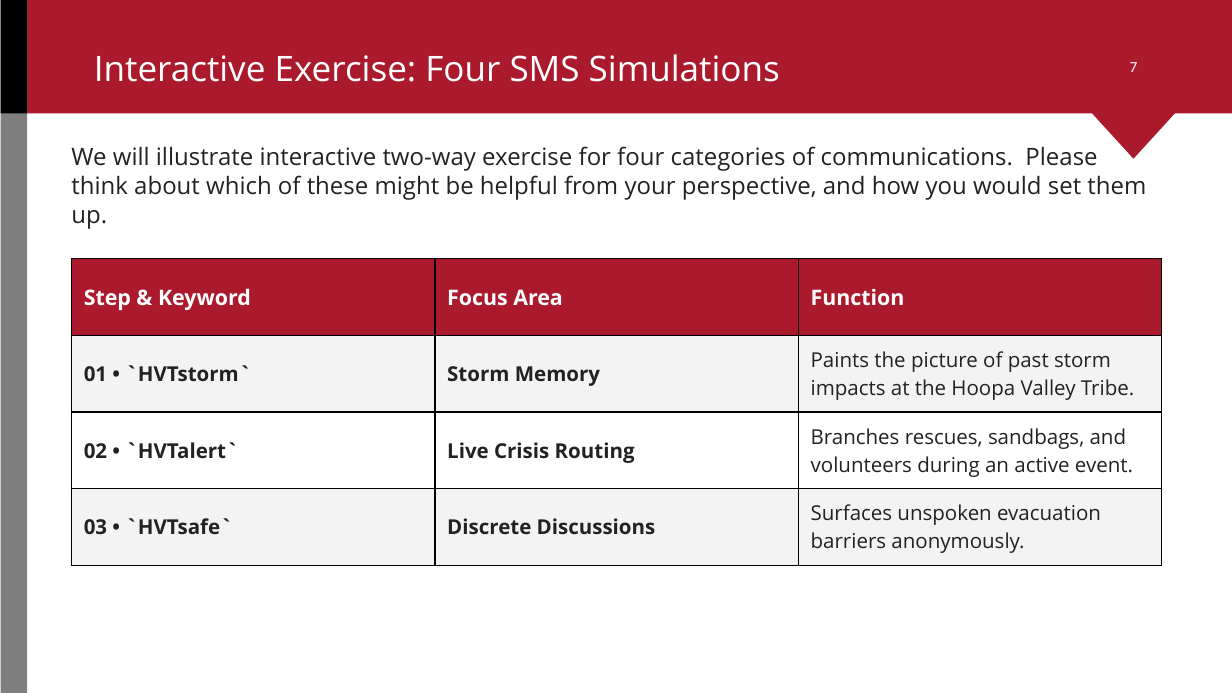
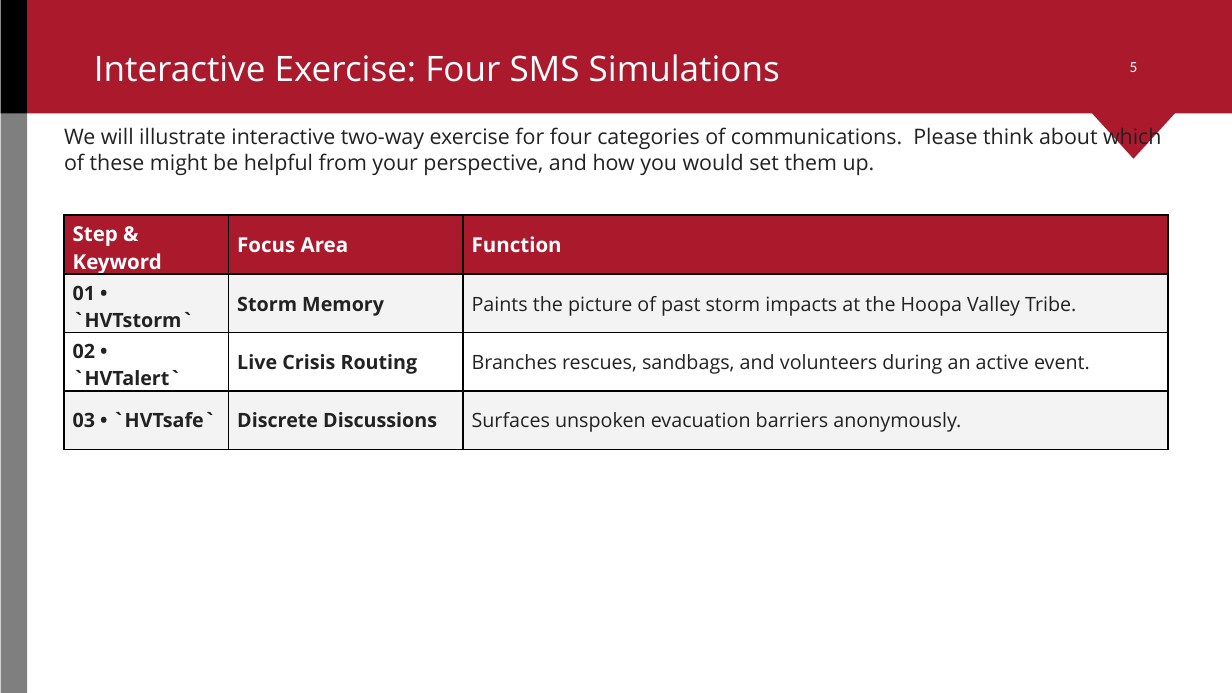
Before and after one commit to ccsfist/gitio2ppt, a slide deck: slide 5 of HoopaValley_Workshop.pptx (slide 7 before the commit). Drawn at 1232x693 pixels with LibreOffice and Linux fonts; fonts in the diff are those of the drawing; background and template pictures are left out. Boxes give left, top, right and bottom in pixels: in the first picture for what was removed or moved away, otherwise in the second. Text is boxed around its words. In the diff, an @@ line names an element or a change of style, - is before the commit and + after.

```diff
--- a/HoopaValley_Workshop.pptx
+++ b/HoopaValley_Workshop.pptx
@@ page number at bbox=[1130, 62, 1138, 72]: text changed @@
-7
+5
@@ text "We will illustrate interactive two-way ...": place and size @@
-text "We will illustrate interactive two-way ..." at bbox=[71, 146, 1146, 229]
+text "We will illustrate interactive two-way ..." at bbox=[64, 126, 1161, 175]
@@ text "We will illustrate interactive two-way ..." at bbox=[64, 126, 1161, 175]: size 14 to 12.5 pt @@
@@ table at bbox=[64, 216, 1168, 450] @@
@@ size 12.5 to 12 pt in "Step & Keyword", "Focus Area", "Function" @@
@@ size 12 to 11.5 pt in "01 • `HVTstorm`", "Storm Memory", "Paints the picture of past storm impacts ...", "02 • `HVTalert`" and 5 more places @@
@@ table: place and size @@
-table at bbox=[71, 259, 1162, 565]
+table at bbox=[64, 216, 1168, 450]
```
Also in this commit, not shown: 14 other slides changed, 10 slides removed, 6 other files.
